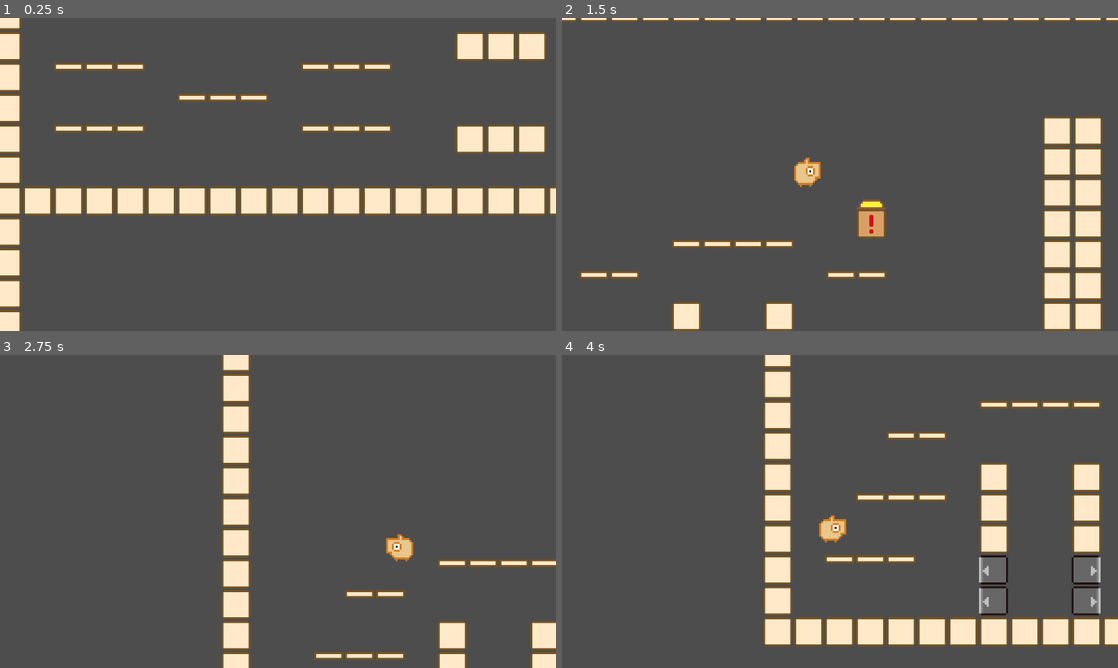
Above: before the commit, frames 1-4 (two rows, left to right).
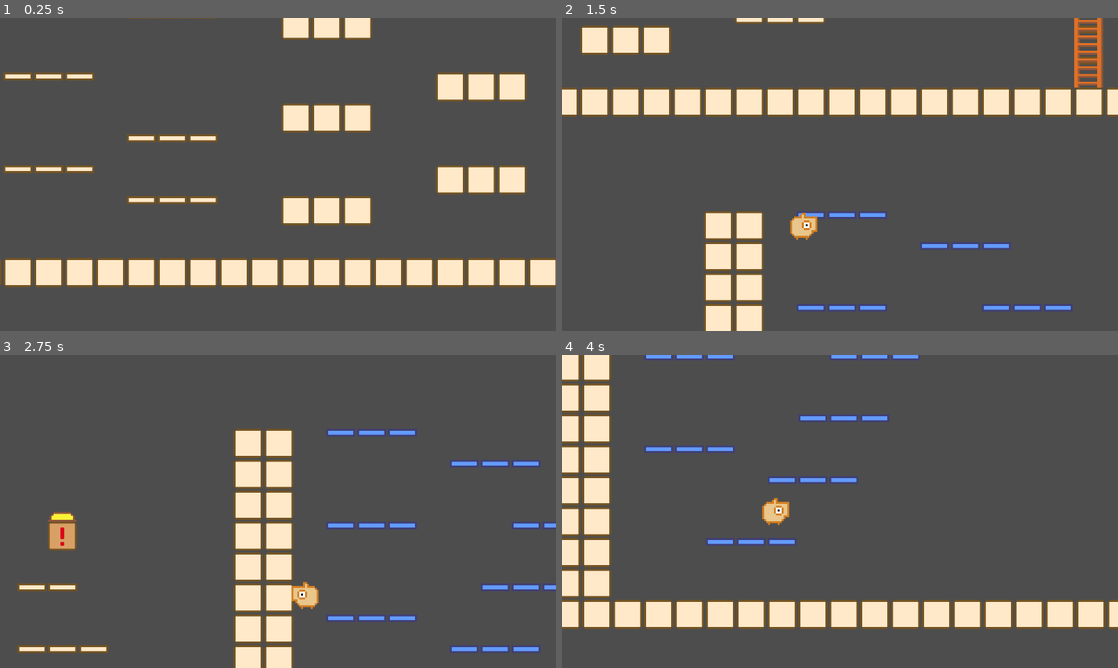
Above: after the commit, the same moments.

Repository: syun77/gd_inovania2
Game: Godot game, scene res://Main.tscn
Two runs of this game, one before a commit and one after it. Both use one fixed random seed, a clock stepped at 60 frames per second and the inputs below.
Inputs (mouse positions are in pixels of both pictures, inside the frame that each line leads up to):
- Up to frame 1 (0.25 s): no input
- Up to frame 2 (1.5 s): move the mouse to (962, 158) at 0.52 s; hold Space (action) 0.53-1.28 s; hold Right (ui_right) from 0.53 s (still down); tap Up (ui_up) at 0.77 s; move the mouse to (728, 190) at 1.27 s; tap Space (action) at 1.35 s
- Up to frame 3 (2.75 s): tap Up (ui_up) at 1.52 s; move the mouse to (333, 442) at 2.02 s; release Right (ui_right) at 2.03 s; hold Left (ui_left) from 2.03 s (still down); hold Space (action) from 2.03 s (still down); tap Shift (special) at 2.1 s
- Up to frame 4 (4 s): move the mouse to (812, 574) at 2.77 s; release Left (ui_left) at 2.78 s; release Space (action) at 2.78 s; hold Right (ui_right) from 2.78 s (still down); tap Space (action) at 2.85 s; tap Up (ui_up) at 3.02, 3.77 s; move the mouse to (1006, 558) at 3.52 s; hold Space (action) from 3.53 s (still down)

The runs differ from the first frame. In frame 1, 30% of the frame differs, in the area x 0-100%, y 0-100%; in frame 2, 27%; in frame 3, 16%; in frame 4, 29%.

Commit message:
落下床を実装中

Diff:
--- a/gd_inovania2/Main.tscn
+++ b/gd_inovania2/Main.tscn
@@ -15,13 +15,13 @@
 tile_set = ExtResource("1_siuqx")
 format = 2
 layer_0/name = "BackGround"
-layer_0/tile_data = PackedInt32Array(0, 65536, 0, 1, 65536,  …(13976 unchanged characters)… 536, 0, 1245204, 65536, 0, 1179666, 0, 4)
+layer_0/tile_data = PackedInt32Array(0, 65536, 0, 1, 65536,  …(13976 unchanged characters)… 536, 0, 1245204, 65536, 0, 1179666, 0, 4, 1179670, 65536, 4, 1179671, 65536, 4, 1179672, 65536, 4, 1769496, 65536, 4, 1769497, 65536, 4, 1769498, 65536, 4, 1638426, 65536, 4, 1638427, 65536, 4, 1638428, 65536, 4, 1507355, 65536, 4, 1507356, 65536, 4, 1507357, 65536, 4, 1376284, 65536, 4, 1376285, 65536, 4, 1376286, 65536, 4, 1245210, 65536, 4, 1245211, 65536, 4, 1245212, 65536, 4, 1376278, 65536, 4, 1376279, 65536, 4, 1376280, 65536, 4, 1572886, 65536, 4, 1572887, 65536, 4, 1572888, 65536, 4)
 
 [node name="MainLayer" type="CanvasLayer" parent="."]
 follow_viewport_enabled = true
 
 [node name="Player" parent="MainLayer" instance=ExtResource("2_cqxvx")]
-position = Vector2(608, 1400)
+position = Vector2(1280, 1096)
 
 [node name="ParticleLayer" type="CanvasLayer" parent="."]
 follow_viewport_enabled = true
--- a/gd_inovania2/assets/tiles/tile_set.tres
+++ b/gd_inovania2/assets/tiles/tile_set.tres
@@ -198,7 +198,8 @@
 1:4/0 = 0
 1:4/0/physics_layer_0/linear_velocity = Vector2(0, 0)
 1:4/0/physics_layer_0/angular_velocity = 0.0
-1:4/0/physics_layer_0/polygon_0/points = PackedVector2Array(-29, -28, 24.75, -27.75, 25.75, -17.75, -32, -17.25)
+1:4/0/physics_layer_0/polygon_0/points = PackedVector2Array(-32, -32, 28, -32, 28, -16, -32, -16)
+1:4/0/physics_layer_0/polygon_0/one_way = true
 1:4/0/physics_layer_1/linear_velocity = Vector2(0, 0)
 1:4/0/physics_layer_1/angular_velocity = 0.0
 1:4/0/physics_layer_2/linear_velocity = Vector2(0, 0)
